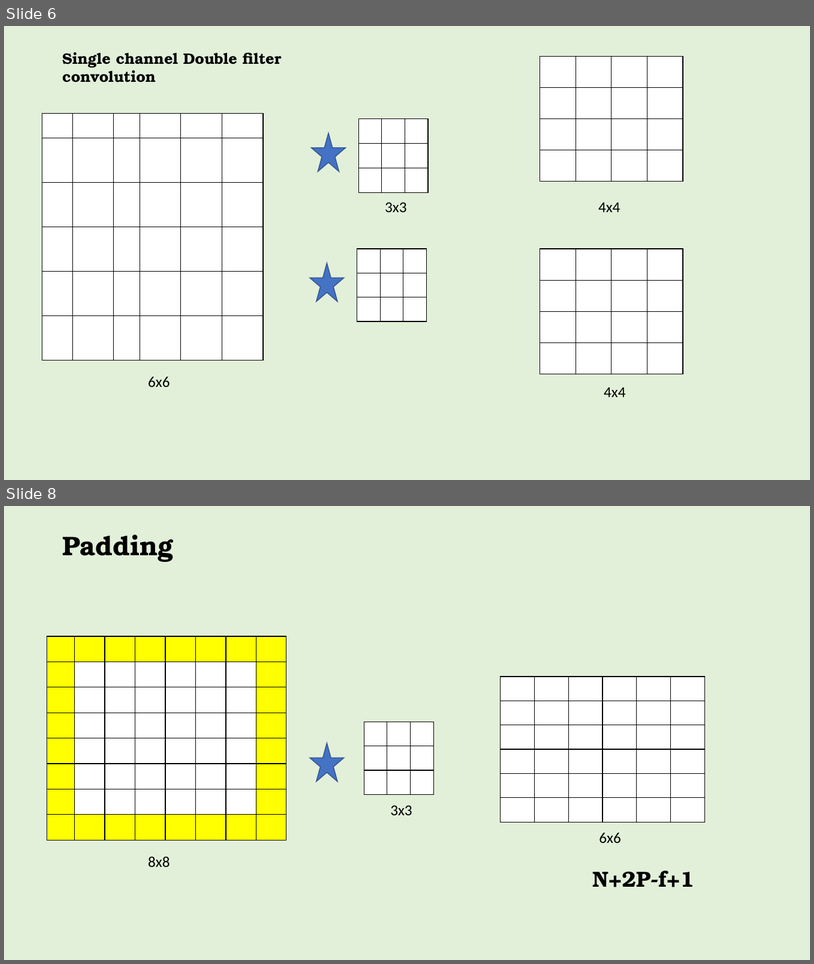
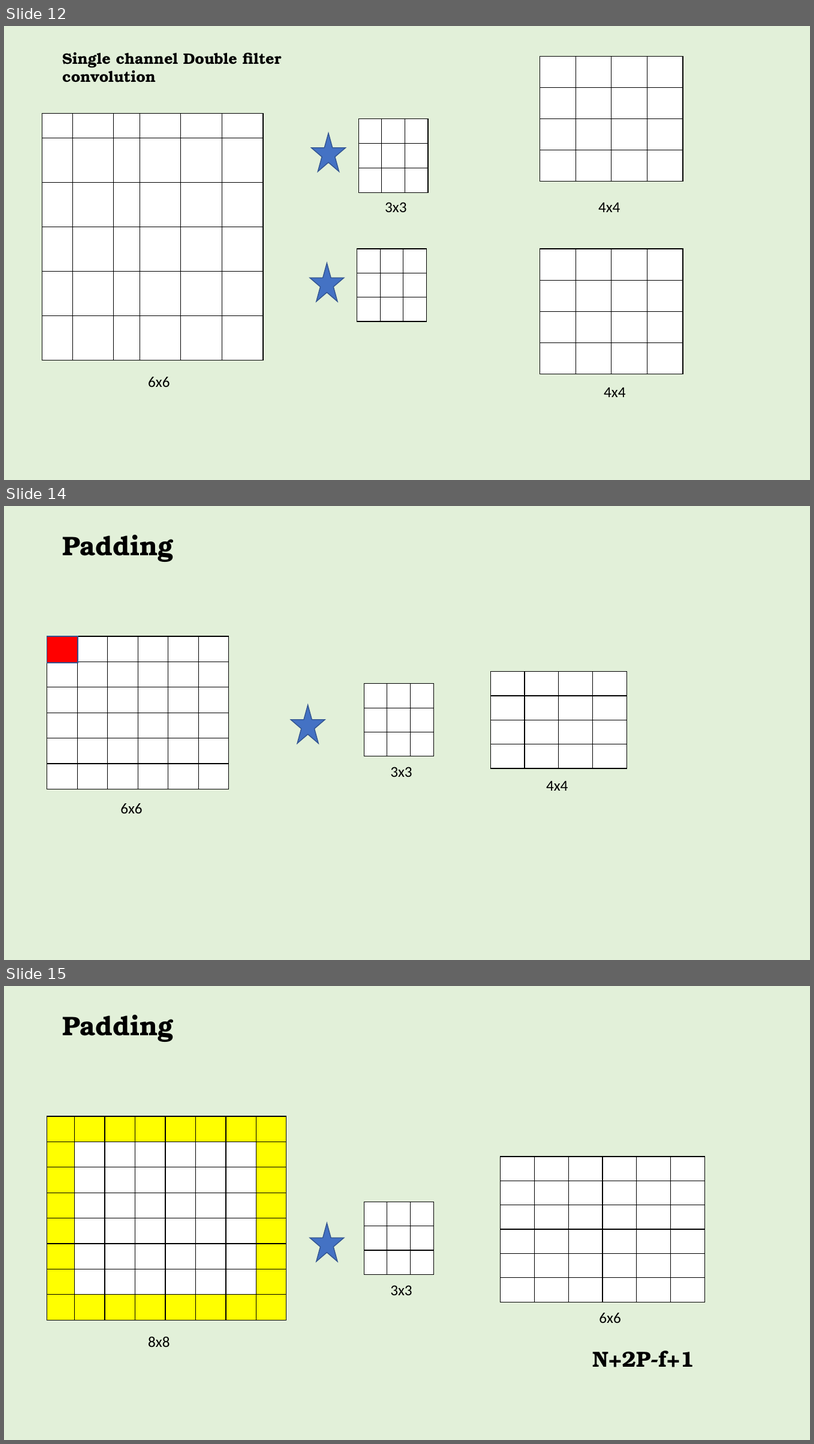
Before and after one commit to keplerlab/AI-Saturday, a slide deck: series2/week4/DeepDiveCNN.pptx. Shown one above the other, each under a label of ours: slides 6 and 8 before the commit, slides 12, 14 and 15 after it; the slides between them are not shown. The pictures are 814x964 and 814x1444 pixels, drawn with LibreOffice and Linux fonts; fonts in the diff are those of the drawing. Boxes give left, top, right and bottom in pixels: in the first picture for what was removed or moved away, otherwise in the second. Text is boxed around its words. In the diff, an @@ line names an element or a change of style, - is before the commit and + after.

```diff
--- a/series2/week4/DeepDiveCNN.pptx
+++ b/series2/week4/DeepDiveCNN.pptx
@@ slide 14 added at (4,506,810,960), background #E2F0D9 @@
@@ text added at (62,534,173,562), 32 pt, text #000000, bold @@
+Padding
@@ table added at (47,636,228,789), 6 rows, 6 columns @@
+ |  |  |  |  | 
+ |  |  |  |  | 
+ |  |  |  |  | 
+ |  |  |  |  | 
+ |  |  |  |  | 
+ |  |  |  |  | 
@@ rectangle added at (47,636,78,663), fill #FF0000, outline #325491 1 pt @@
@@ table added at (365,683,434,756), 3 rows, 3 columns @@
+ |  | 
+ |  | 
+ |  | 
@@ table added at (491,671,626,768), 4 rows, 4 columns @@
+ |  |  | 
+ |  |  | 
+ |  |  | 
+ |  |  | 
@@ star added at (291,705,325,743), fill #4472C4, outline #325491 1 pt @@
@@ text added at (390,766,412,777), 18 pt, text #000000 @@
+3x3
@@ text added at (546,780,568,790), 18 pt, text #000000 @@
+4x4
@@ text added at (120,803,142,813), 18 pt, text #000000 @@
+6x6
@@ what was slide 6 is now slide 12 @@
@@ what was slide 8 is now slide 15 @@
```
Also in this commit, not shown: 2 slides changed, 9 other slides added, 2 slides removed, 2 other files.
